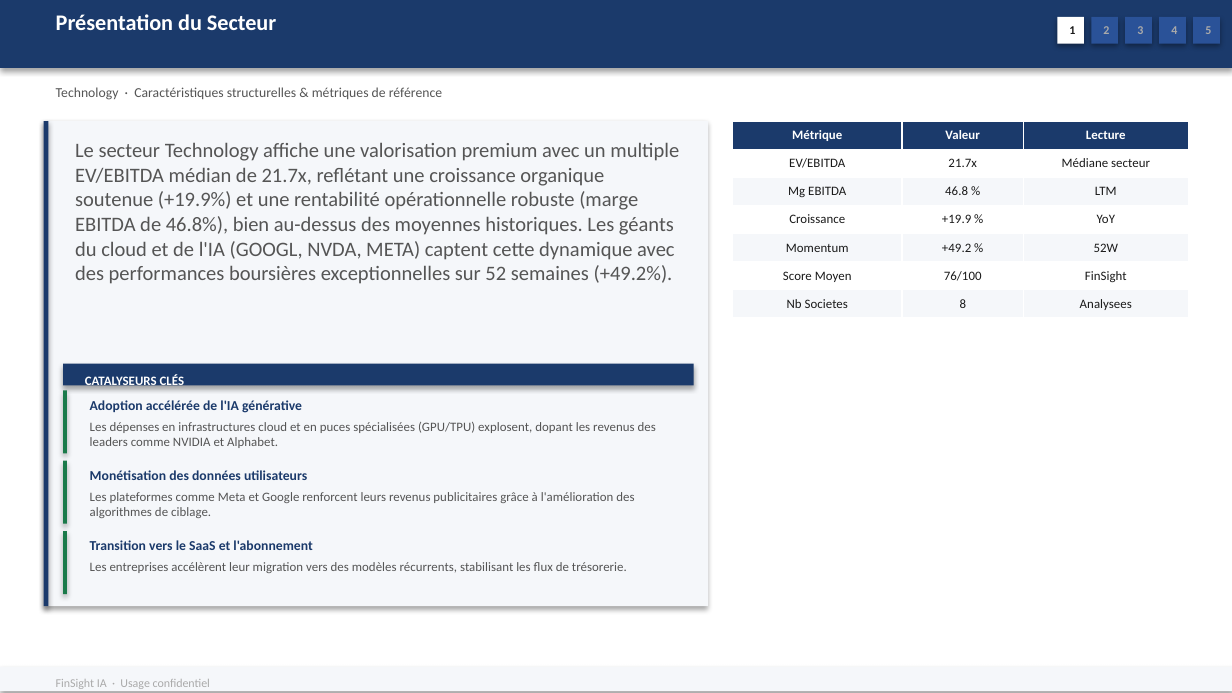
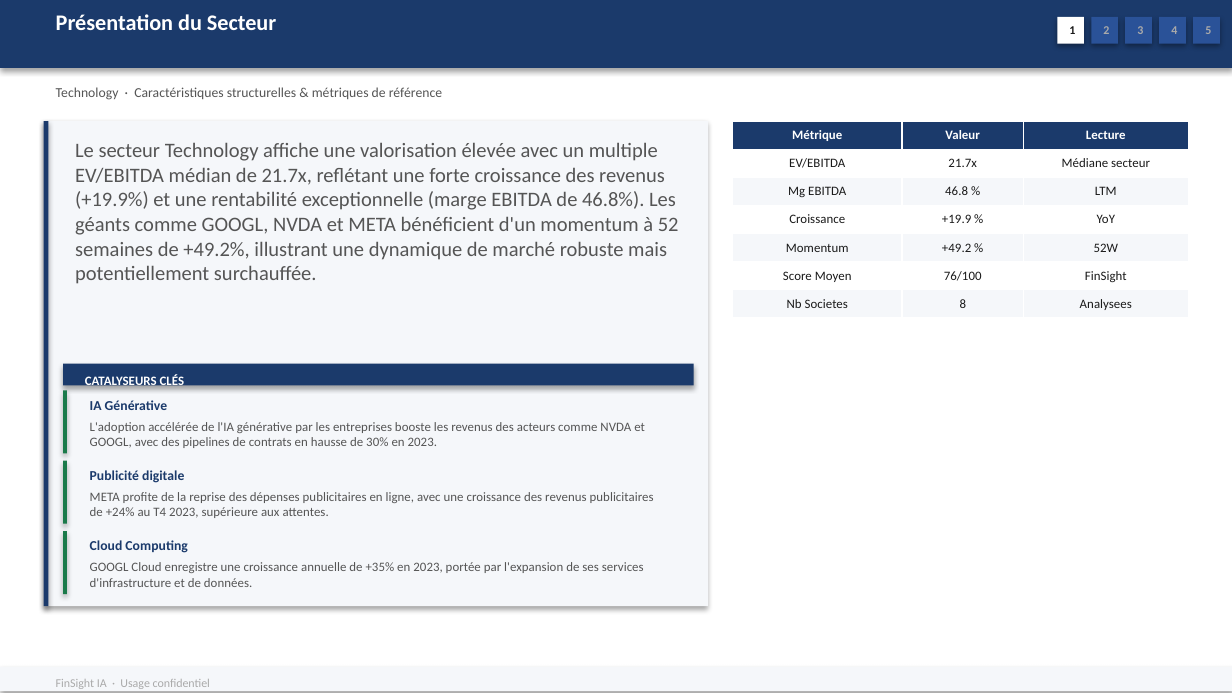
Before and after one commit to baptistejeh07-art/finsight-ia, a slide deck: slide 5 of preview/secteur_Technology_S&P_500/secteur_Technology_S&P_500.pptx. Drawn at 1232x693 pixels with LibreOffice and Linux fonts; fonts in the diff are those of the drawing. Boxes give left, top, right and bottom in pixels: in the first picture for what was removed or moved away, otherwise in the second. Text is boxed around its words. In the diff, an @@ line names an element or a change of style, - is before the commit and + after.

Commit message:
chore(preview): secteur_Technology_S&P_500 outputs regeneres

```diff
--- a/preview/secteur_Technology_S&P_500/secteur_Technology_S&P_500.pptx
+++ b/preview/secteur_Technology_S&P_500/secteur_Technology_S&P_500.pptx
@@ text at [75,142,679,284]: text changed @@
-Le secteur Technology affiche une valorisation premium avec un multiple EV/EBITDA médian de 21.7x, reflétant une croissance organique soutenue (+19.9%) et une rentabilité opérationnelle robuste (marge EBITDA de 46.8%), bien au-dessus des moyennes historiques. Les géants du cloud et de l'IA (GOOGL, NVDA, META) captent cette dynamique avec des performances boursières exceptionnelles sur 52 semaines (+49.2%).
+Le secteur Technology affiche une valorisation élevée avec un multiple EV/EBITDA médian de 21.7x, reflétant une forte croissance des revenus (+19.9%) et une rentabilité exceptionnelle (marge EBITDA de 46.8%). Les géants comme GOOGL, NVDA et META bénéficient d'un momentum à 52 semaines de +49.2%, illustrant une dynamique de marché robuste mais potentiellement surchauffée.
@@ text at [90,400,167,410]: text changed @@
-Adoption accélérée de l'IA générative
+IA Générative
@@ text at [90,422,645,448]: text changed @@
-Les dépenses en infrastructures cloud et en puces spécialisées (GPU/TPU) explosent, dopant les revenus des leaders comme NVIDIA et Alphabet.
+L'adoption accélérée de l'IA générative par les entreprises booste les revenus des acteurs comme NVDA et GOOGL, avec des pipelines de contrats en hausse de 30% en 2023.
@@ text at [90,470,184,483]: text changed @@
-Monétisation des données utilisateurs
+Publicité digitale
@@ text at [90,492,654,518]: text changed @@
-Les plateformes comme Meta et Google renforcent leurs revenus publicitaires grâce à l'amélioration des algorithmes de ciblage.
+META profite de la reprise des dépenses publicitaires en ligne, avec une croissance des revenus publicitaires de +24% au T4 2023, supérieure aux attentes.
@@ text at [90,540,187,553]: text changed @@
-Transition vers le SaaS et l'abonnement
+Cloud Computing
@@ text at [90,562,644,587]: text changed @@
-Les entreprises accélèrent leur migration vers des modèles récurrents, stabilisant les flux de trésorerie.
+GOOGL Cloud enregistre une croissance annuelle de +35% en 2023, portée par l'expansion de ses services d'infrastructure et de données.
```
Also in this commit, not shown: 6 other slides changed, 2 other files.
